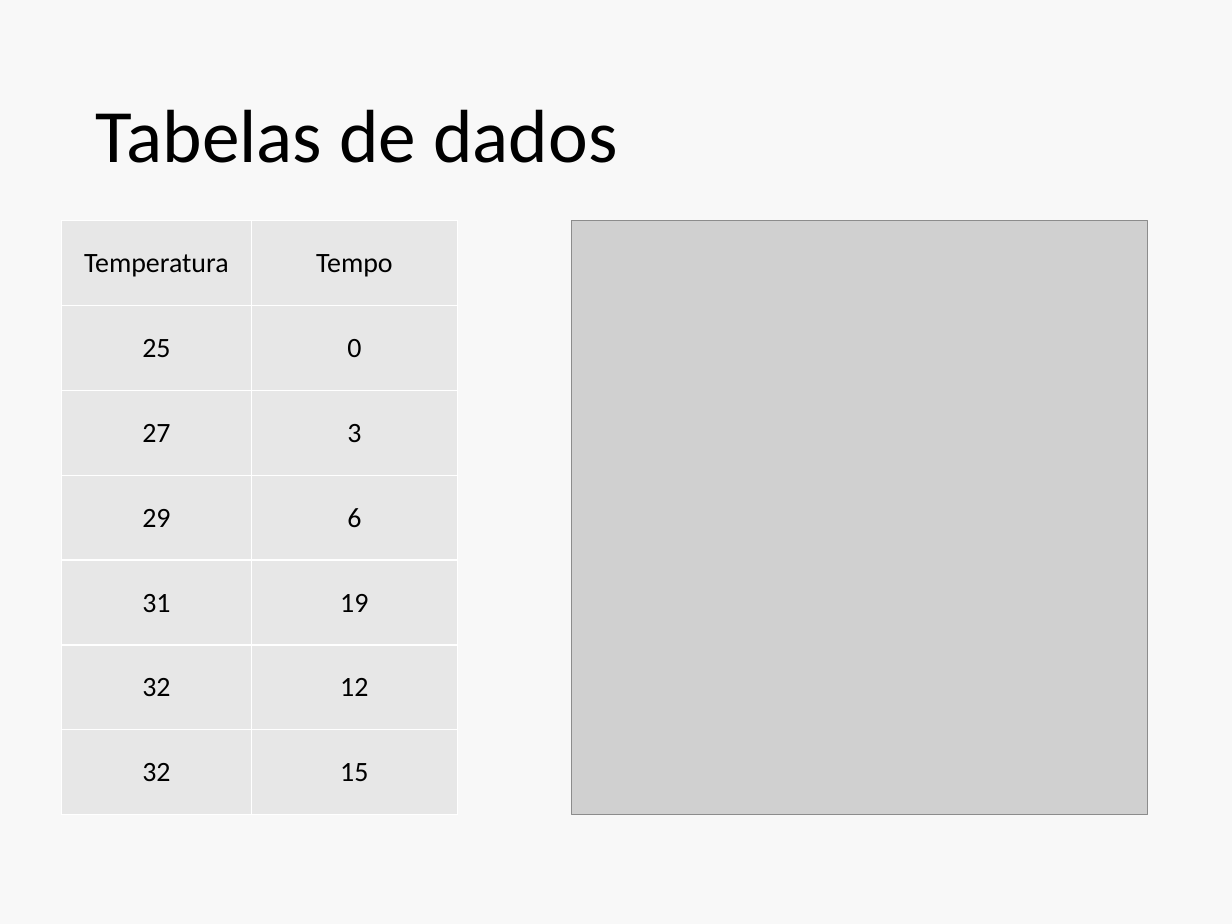
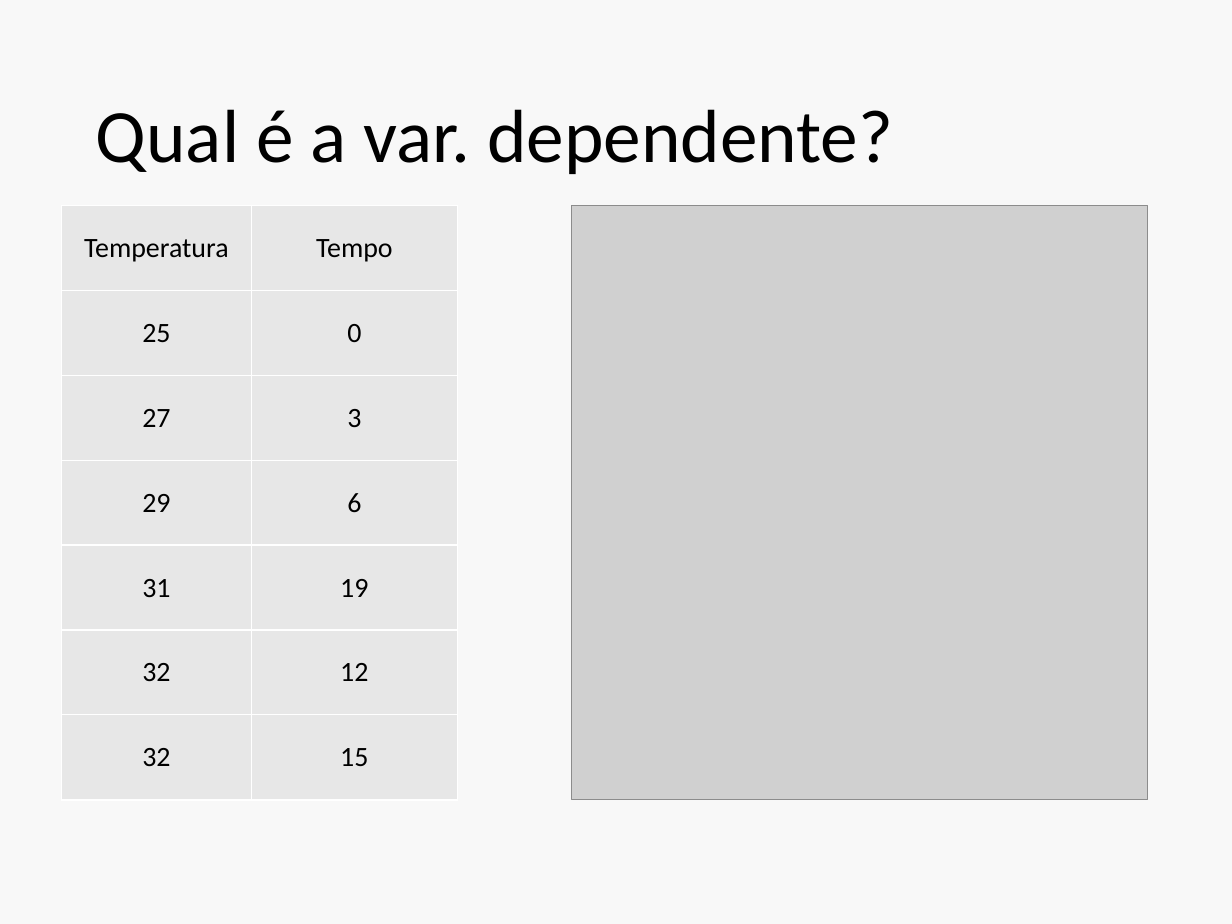
Before and after one commit to philsf/Metodologia_Cientifica, a slide deck: slide 27 of INTO/Aulas/MC-Topicos de Apresentacoes.pptx (slide 8 before the commit). Drawn at 1232x924 pixels with LibreOffice and Linux fonts; fonts in the diff are those of the drawing; grey boxes stand for pictures. Boxes give left, top, right and bottom in pixels: in the first picture for what was removed or moved away, otherwise in the second. Text is boxed around its words. In the diff, an @@ line names an element or a change of style, - is before the commit and + after.

```diff
--- a/INTO/Aulas/MC-Topicos de Apresentacoes.pptx
+++ b/INTO/Aulas/MC-Topicos de Apresentacoes.pptx
@@ title at [96,109,893,174]: text changed @@
-Tabelas de dados
+Qual é a var. dependente?
@@ table: place and size @@
-table at [61,220,458,815]
+table at [61,206,458,800]
@@ picture: place and size @@
-picture at [572,220,1148,815]
+picture at [572,206,1148,800]
```
Also in this commit, not shown: 9 other slides changed, 16 slides added.
